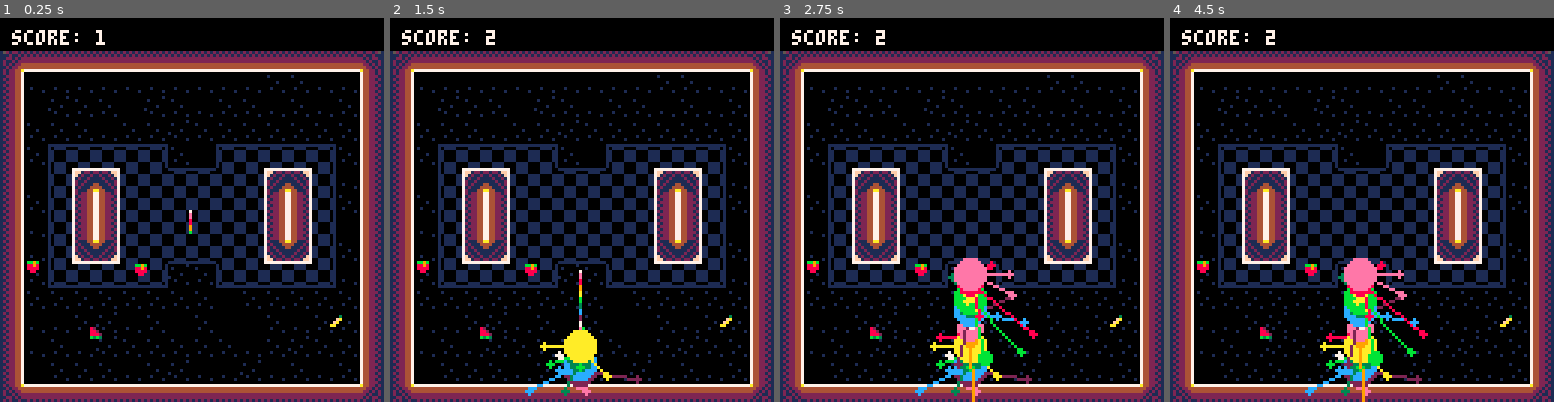
Above: before the commit, frames 1-4 (left to right).
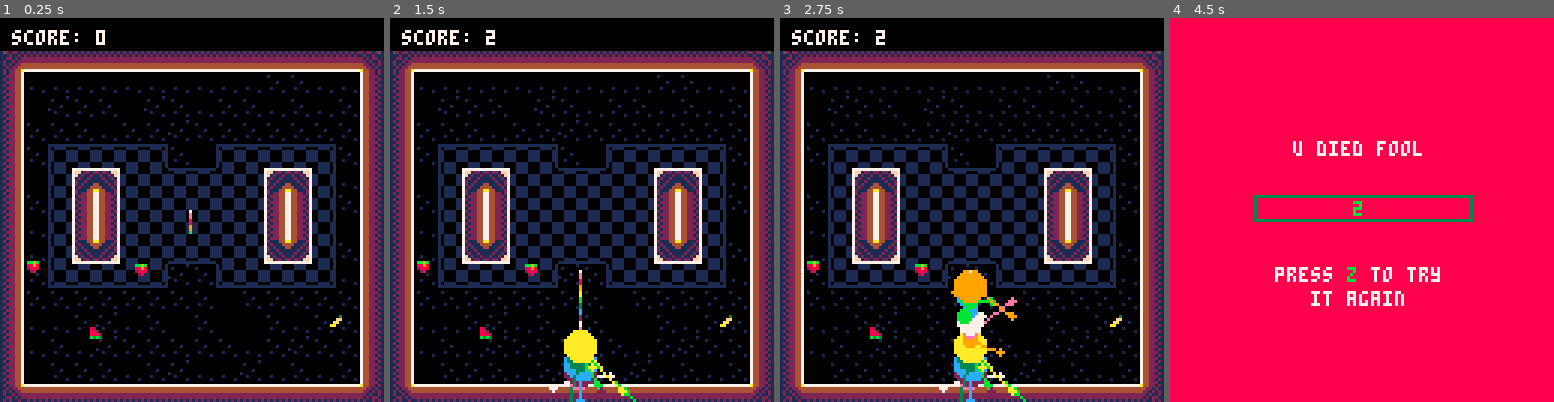
Above: after the commit, the same moments.

Repository: tmelot2/pico-8
Game: PICO-8 cartridge snake-dash-prototype.p8
Two runs of this game, one before a commit and one after it. Both use one fixed random seed, a clock stepped at 60 frames per second and the inputs below.
Inputs:
- Up to frame 1 (0.25 s): no input
- Up to frame 2 (1.5 s): tap X (X key) at 0.33, 1.07 s; tap O (Z key) at 0.7 s
- Up to frame 3 (2.75 s): hold Right 1.6-2.1 s; tap O (Z key) at 1.7, 2.1, 2.5 s; tap X (X key) at 1.85 s; hold Up 2.15-2.42 s; hold Right from 2.47 s (still down)
- Up to frame 4 (4.5 s): tap O (Z key) every 0.4 s from 2.9 to 4.1 s; tap X (X key) at 2.97, 4.08 s; release Right at 3.03 s; hold Left 3.08-3.58 s; hold Down 3.63-3.97 s; hold Right from 4.02 s (still down)

The runs differ from the first frame. In frame 1, less than 0.1% of the frame differs, in the area x 7-37%, y 3-68%; in frame 2, 1.0%; in frame 3, 3.6%; in frame 4, 100%, in the area x 0-100%, y 0-100%.

Commit message:
Big cleanup, organize methods, whitespace, dupes

Diff:
--- a/snake-dash-prototype.p8
+++ b/snake-dash-prototype.p8
@@ -1,11 +1,7 @@
 pico-8 cartridge // http://www.pico-8.com
 version 41
 __lua__
--- snake dash
--- note: this is intentionally sloppy code as it's just a rough rough prototype
--- to play around with ideas and learn pico-8! i would never use code like this
--- in production.
--- tmelot
+-- Snek Dash
 
 -- flags
 -- 0 wall
@@ -15,44 +11,41 @@
 dbg={}
 
 -- screen
-screenwidth = 127
-screenheight = 127
-
--- game state
+screenwidth=127
+screenheight=127
+
+-- player
+player={
+  x=screenwidth/2,
+  y=screenheight/2,
+  width=7,
+  height=7,
+  h={}, -- history (tail)
+  l=4, -- length
+  c=8, -- color
+  dir=1, -- u=1 l=2 d=3 r=4
+  dashframe=0, -- 0 = not dashing, >0 = dashing
+  -- frame counter for after dash recharge animation
+  dashreloadframe=0
+}
+DASH_RELOAD_FRAMES=4
+
+-- snake palettes
+snakepalettes = {
+ plain={3,3,3,2,2,1,0},
+ texascoralsnake={0,0,0,10,8,8,8,10},
+ snakezero={12,12,12,12,12,12,12,1,1,0,0},
+ snakorpion={10,10,10,10,10,10,10,10,0,0},
+ rainbow={7,7,14,14,8,8,9,9,10,10,11,11,3,3,12,12,2,2}
+}
+-- snakepalette=snakepalettes.plain
+snakepalette=snakepalettes.rainbow
+
+-- player dead effect
+circles = {}
+
+-- game
 scene=0
-
--- player
-player = {}
-player.x = screenwidth/2
-player.y = screenheight/2
-player.width = 7
-player.height = 7
--- history
-player.h = {}
--- length
-player.l = 4
--- color
-player.c = 8
--- u=1 l=2 d=3 r=4
-player.dir = 1
--- 0 = not dashing, >0 = dashing
-player.dashframe = 0
--- frame counter for after dash recharge animation
-player.dashreloadframe = 0
-
-DASH_RELOAD_FRAMES=4
-
--- items
-food={}
-
--- levels
-levels={
-  [1]={ name='Duel', mx=0, my=0 },
-  [2]={ name='Scattered', mx=16, my=0 }
-}
-curLevel=1
-
--- game logic
 timer = 0
 score = 0
 dashamount = 20
@@ -61,71 +54,54 @@
 comboTimer = 0
 COMBO_THRESHOLD = 60
 
--- graphics
--- snake palettes
-snakepalettes = {
- plain = {3,3,3,2,2,1,0},
- texascoralsnake = {0,0,0,10,8,8,8,10},
- snakezero = {12,12,12,12,12,12,12,1,1,0,0},
- snakorpion = {10,10,10,10,10,10,10,10,0,0},
- rainbow = {7,7,14,14,8,8,9,9,10,10,11,11,3,3,12,12,2,2}
+-- levels
+levels={
+  [1]={ name='Duel', mx=0, my=0 },
+  [2]={ name='Scattered', mx=16, my=0 }
 }
-snakepalette = snakepalettes.texascoralsnake
-snakepalette = snakepalettes.snakorpion
-snakepalette = snakepalettes.snakezero
-snakepalette = snakepalettes.rainbow
-
--- food sprites
+curLevel=1
+
+-- food
+food={}
 foodsprites = {1,2,17}
-
--- shine
 shine={}
-
--- crumbs
 crumbs={}
 
 -- background
 bgcolor = 5
-
--- timer
-tick = 0
-
--- dead
-circles = {}
 
 -- message
 msgTimer = 0
 shakeTime = 6
+
 function _init()
-
-  if (skiptitle==1) then scene = 1 end
-
-  if scene==0 then
+  if (skiptitle==1) scene = 1
+
+  if (scene==0) then
     titleinit()
   elseif scene==1 then
     gameinit()
   end
 end
 
--- game loop
 function _update()
+  timer+=1
+
   if scene==0 then
     titleupdate()
+
   elseif scene==1 then
   	if not player.dead then
-	    gameupdate()
-	  else
-	  	-- deadupdate()
-	  	timer = 0
-	  end
- elseif scene==2 then
-  gameoverupdate()
- elseif scene==3 then
- 	deadupdate()
- end
-  tick = tick + 1
-  if tick > 360 then
-    tick = 0
+      gameupdate()
+    else
+    	timer = 0
+    end
+
+  elseif scene==2 then
+    gameoverupdate()
+
+  elseif scene==3 then
+  	deadupdate()
   end
 end
 
@@ -143,132 +119,78 @@
   drawDebug(50,-5)
 end
 
--- init functions
+
+-- atitle
 function titleinit()
- music(3)
-end
-
-function gameinit()
- player.x = screenwidth/2
- player.y = screenheight/2
- player.width = 7
- player.height = 7
- player.dir = frnd((4))+1
- player.c = 8
- player.h = {}
- player.l = 200
- player.dead = false
- player.dashreloadframe=0
- scene = 1
-  timer = 0
- score = 0
-
- -- food
- food = {}
- spawnfood(4)
-
- crumbs={}
-
- music(1)
-end
-
-function deadinit()
-	scene = 3
-	timer = 0
-	circles = {}
-	pauseTimer = 0
-end
-
-function deadupdate()
-	if #player.h > 1 then
-		-- add(circles, {x = frnd(100), frnd(100), r=frnd(20)+5, c=0})
-		-- add(circles, {x = 100, 100, r=20+5, c=0})
-		add(circles, {x = player.h[#player.h].x, y = player.h[#player.h].y, r=frnd(4)+2, c=snakepalette[#player.h%(#snakepalette)+1]})
-		delete_cnt = 1 + (flr(timer/5)*flr(timer/5)) / 8
-		for i=0,delete_cnt do
-			del(player.h,player.h[#player.h])
-		end
-		if timer % 2 == 0 then
-			sfx(0,-1,timer)
-		end
-		timer += 1
-	else
-		pauseTimer += 1
-		if pauseTimer > 80 then
-			gameoverinit()
-		end
-	end
-end
-
-function deaddraw()
-	crumbsdraw()
-	playerdraw()
-	len = 20
-	for c in all(circles) do
-		circfill(c.x, c.y, c.r, c.c)
-		for i=0,frnd(3) do
-			nx = rndneg()*2+c.r + flr(rnd(len)*cos(rnd(1)))
-			ny = rndneg()*2+c.r + flr(rnd(len)*sin(rnd(1)))
-			bigger = flr(rnd(10)) > 7
-			if bigger then size = 2 else size = 1 end
-			circfill(c.x+nx, c.y+ny, size, c.c)
-			if flr(rnd(10) > 8) then
-				line(c.x-0.1*nx, c.y-0.1*ny, c.x+nx,c.y+ny, c.c)
-			end
-		end
-	end
-	circles={}
-end
-
-
-function gameover()
-  log('dead!')
- player.dead = true
- timer = 0
- deadinit()
-end
-
-
-function gameoverinit()
- scene = 2
- timer = 0
- music(-1)
- rectfill(0,0,screenwidth,screenheight,8)
- local text = 'u died fool'
- print(text,hcenter(text),vcenter(text)-20,7)
-
- finalScoreDraw()
-
- local text = 'press z to try'
- print(text,hcenter(text),vcenter(text)+22,7)
- local text = 'z'
- print(text,hcenter(text)-2,vcenter(text)+22,11)
- local text = 'it again'
- print(text,hcenter(text),vcenter(text)+30,7)
-end
-
--- update functions
+  music(3)
+end
+
 function titleupdate()
   if btnp(4) then
     gameinit()
   end
 end
 
+function titledraw()
+
+  local titletxt = "snek dash!!1"
+  rectfill(0,0,screenwidth, screenheight, 3)
+  wavyPrint(titletxt, 24, 29, 5, 5)
+  wavyPrint(titletxt, 25, 30, 5, 7)
+
+  local bx=40
+  local by=58
+  local byStr = 'BY TED MELOT'
+  print(byStr, bx-1, by-1, 5)
+  print(byStr, bx, by, 9)
+
+  local bx=11
+  local by=95
+  local startStr = "presssss z to ssssstart"
+  wavyPrintAll(startStr, bx-1, by-1, 2, 5)
+  wavyPrintAll(startStr, bx, by, 2, 6)
+end
+
+
+-- agame
+function gameinit()
+  player.x=screenwidth/2
+  player.y=screenheight/2
+  player.width=7
+  player.height=7
+  player.dir=frnd((4))+1
+  player.c=8
+  player.h={}
+  player.l=200
+  player.dead=false
+  player.dashreloadframe=0
+  scene=1
+  timer=0
+  score=0
+
+  food = {}
+  spawnfood(4)
+  crumbs={}
+
+  music(1)
+end
+
 function gameupdate()
- -- input
+  timer+=1
+
   playercontrol()
 
   -- move player
- if (timer%1==0) then
-   if (player.dir == 1) then player.y-=1
-   elseif (player.dir == 2) then player.x-=1
-   elseif (player.dir == 3) then player.y+=1
-   elseif (player.dir == 4) then player.x+=1
-   end
-  end
-
- -- player dash
- if (player.dashframe > 0) then
+  if (timer%1==0) then
+    if (player.dir == 1) then player.y-=1
+    elseif (player.dir == 2) then player.x-=1
+    elseif (player.dir == 3) then player.y+=1
+    elseif (player.dir == 4) then player.x+=1
+    end
+  end
+
+  -- player dash
+  if (player.dashframe > 0) then
    if (player.dashframe > dashframes) then
     player.dashframe = 0
     player.dashreloadframe=1
@@ -276,18 +198,18 @@
    else
     player.dashframe += 1
    end
- end
-
- if player.dashreloadframe>0 then
-  player.dashreloadframe+=1
-  if player.dashreloadframe>=DASH_RELOAD_FRAMES then
-    player.dashreloadframe=0
-  end
- end
+  end
+
+  if player.dashreloadframe>0 then
+    player.dashreloadframe+=1
+    if player.dashreloadframe>=DASH_RELOAD_FRAMES then
+      player.dashreloadframe=0
+    end
+  end
 
   -- collisions
   pc={x=player.x/8, y=((player.y-2)/8)-1}
-  mc=mget(pc.x, pc.y)
+  mc=mget(((curLevel-1)*16)+pc.x, pc.y)
   f=fget(mc)
 
   dead=false
@@ -304,13 +226,13 @@
     return
   end
 
- -- self
- for v in all(player.h) do
-  if (player.x == v.x and player.y == v.y) then
-   gameover()
-   return
-  end
- end
+  -- self
+  for v in all(player.h) do
+    if (player.x == v.x and player.y == v.y) then
+     gameover()
+     return
+    end
+  end
 
  -- food
  local playerobj={x=player.x,y=player.y,w=1,h=1}
@@ -322,117 +244,30 @@
   end
  end
 
- -- player length
- -- add to trail
- add(player.h,{x=player.x,y=player.y})
- -- delete end of trail
- if (#player.h >= player.l) then
-  del(player.h,player.h[1])
- end
-
- -- crumbs
- crumbsupdate()
-
-	-- timer
-	timer+=1
-	-- score
-	if tick%30==0 then
-	  score+=1
-	end
-
-	-- combo
-	if comboTimer > 0 then
-		comboTimer += 1
-		if comboTimer > COMBO_THRESHOLD then
-			comboEnd(comboNum)
-			comboNum = 0
-			comboTimer = 0
-		end
-	end
-
- if (score%12==0) then
-  -- player.l += 5
- end
-end
-
-function comboEnd(num)
-	print(num, 5, 75, 11)
-end
-
-function crumbsupdate()
- local i=0
- for c in all(crumbs) do
- 	if not c.deleted then
-	  c.x += c.vx
-	  -- bounce off either side of screen
-	  if (c.x < 1) then c.x = 1 c.vx = c.vx * -0.50
-	  elseif (c.x > screenwidth-1) then c.x = screenwidth-1 c.vx = c.vx * -0.50
-	  end
-
-	  c.y += c.vy
-	  -- bounce off top or bottom of screen
-	  if (c.y < 11) then c.y = 11 c.vy = c.vy * -0.50
-	  elseif (c.y > screenheight-1) then c.y = screenheight-1 c.vy = c.vy * -0.50
-	  end
-
-	  c.vx *= 0.50
-	  c.vy *= 0.50
-	  c.tick += 1
-	  if (c.tick == 450) then del(crumbs,c) end
-
-		if flr(player.x) == flr(c.x) and flr(player.y) == flr(c.y) then
-			c.deleted = true
-		end
-		i+=1
-	end
- end
-end
-
-function gameoverupdate()
- if btn(4) and btn(5) then
-  gameinit()
- end
- timer += 1
-end
-
--- draw functions
-function titledraw()
-
-  local titletxt = "snek dash!!1"
-  rectfill(0,0,screenwidth, screenheight, 3)
-  wavyPrint(titletxt, 24, 29, 5, 5)
-  wavyPrint(titletxt, 25, 30, 5, 7)
-
-  local bx=40
-  local by=58
-  local byStr = 'BY TED MELOT'
-  print(byStr, bx-1, by-1, 5)
-  print(byStr, bx, by, 9)
-
-  local bx=11
-  local by=95
-  local startStr = "presssss z to ssssstart"
-  wavyPrintAll(startStr, bx-1, by-1, 2, 5)
-  wavyPrintAll(startStr, bx, by, 2, 6)
-end
-
-function wavyPrint(s,x,y,h,c)
-  for s in all(s) do
-    print(s,10+x,y + h*sin((1.2*x-tick*1.4)*(3.1459/180)), c)
-    x+=5
-  end
-end
-
-function wavyPrintAll(s,x,y,h,c)
-  print(s,10+x,y + h*sin((1.2*x-tick*1.4)*(3.1459/180)), c)
-end
-
-function crumbsdraw()
-	for c in all(crumbs) do
-		if not c.deleted then
-		  pset(c.x, c.y, c.c)
-		end
-	end
+  -- player length
+  -- add to trail
+  add(player.h,{x=player.x,y=player.y})
+  -- delete end of trail
+  if (#player.h >= player.l) then
+    del(player.h,player.h[1])
+  end
+
+  crumbsupdate()
+
+  -- score
+  if timer%30==0 then
+    score+=1
+  end
+
+  -- combo
+  if comboTimer > 0 then
+    comboTimer += 1
+    if comboTimer > COMBO_THRESHOLD then
+      comboEnd(comboNum)
+      comboNum = 0
+      comboTimer = 0
+    end
+  end
 end
 
 function gamedraw()
@@ -486,39 +321,169 @@
   end
 end
 
-function messageupdate(newMsg, msgType)
-	msgTimer = 0
-	message = newMsg
-	messageType = msgType or 'normal'
-end
-
-function messagedraw()
-	if msgTimer < 60 then
-		local intensity
-		if messageType == 'normal' then
-			intensity = 1
-		elseif messageType == 'shake' then
-			intensity = 2
-		elseif messageType == 'shakeHard' then
-			intensity = 7
-		end
-
-		x,y = 15,23
-		if msgTimer < shakeTime then
-			if frnd(11)%2==0 then shakeRangeX = frnd(intensity) else shakeRangeX = -1*frnd(intensity) end
-			if frnd(11)%2==0 then shakeRangeY = frnd(intensity) else shakeRangeY = -1*frnd(intensity) end
-			x += shakeRangeX
-			y += shakeRangeY
-		end
-		wavyPrint(message, x-15, y, 2, 8)
-	end
-	msgTimer += 1
-end
-
+function crumbsupdate()
+ local i=0
+ for c in all(crumbs) do
+  if not c.deleted then
+    c.x += c.vx
+    -- bounce off either side of screen
+    if (c.x < 1) then c.x = 1 c.vx = c.vx * -0.50
+    elseif (c.x > screenwidth-1) then c.x = screenwidth-1 c.vx = c.vx * -0.50
+    end
+
+    c.y += c.vy
+    -- bounce off top or bottom of screen
+    if (c.y < 11) then c.y = 11 c.vy = c.vy * -0.50
+    elseif (c.y > screenheight-1) then c.y = screenheight-1 c.vy = c.vy * -0.50
+    end
+
+    c.vx *= 0.50
+    c.vy *= 0.50
+    c.tick += 1
+    if (c.tick == 450) then del(crumbs,c) end
+
+    if flr(player.x) == flr(c.x) and flr(player.y) == flr(c.y) then
+      c.deleted = true
+    end
+    i+=1
+  end
+ end
+end
+
+function crumbsdraw()
+  for c in all(crumbs) do
+    if not c.deleted then
+      pset(c.x, c.y, c.c)
+    end
+  end
+end
+
+-- randomly spawn new food, c=count
+function spawnfood(c)
+ for i=1,c do
+  newfood = {x=rnd(screenwidth-10)+2,y=rnd(screenheight-25)+14,s=foodsprites[frnd(#foodsprites)+1]}
+  add(food,newfood)
+  add(shine,{x=newfood.x-2,y=newfood.y-2,tick=0})
+ end
+end
+
+function spawncrumbs(x,y,d)
+ local num = frnd(7)+8
+ local range = 5
+
+ -- if player dashing, more crumbs & move further
+ if (player.dashframe > 0) then
+  num += 5
+  range = 15
+ end
+
+ local friction = 0.20
+ local colors
+ if frnd(2) == 0 then
+   colors = {1,2}
+ else
+   colors = {4,2}
+ end
+ local sign1 = 1
+ local vx = 0
+ local vy = 0
+
+ for i=1,num do
+  if (rnd(1) < friction) then sign=-1 else sign=1 end
+  -- fan out crumbs in the direction of player movement
+  if (d == 1) then
+   vx = rnd(range/2)*sign
+   vy = rnd(range)*-1
+  elseif (d == 2) then
+   vx = rnd(range)*-1
+   vy = rnd(range/2)*-sign
+  elseif (d == 3) then
+   vx = rnd(range/2)*sign
+   vy = rnd(range)
+  elseif (d == 4) then
+   vx = rnd(range)
+   vy = rnd(range/2)*sign
+  end
+
+  add(crumbs,{
+   x = x,
+   y = y,
+   vx = vx,
+   vy = vy,
+   c = colors[frnd(#colors)+1],
+   tick = frnd(75)
+  })
+ end
+end
+
+-- aplayer
+-- collects food in foodlist, spawns new food
+function collectfood(foodlist, food)
+  spawncrumbs(food.x,food.y,player.dir)
+  sfx(2)
+  del(foodlist,food)
+  score+=100
+  player.l += 20
+  spawnfood(1)
+  eatmessage()
+
+  -- start combo timer
+  if comboTimer == 0 then
+    comboNum = 1
+    comboTimer = 1
+  elseif comboTimer < COMBO_THRESHOLD then
+    comboNum += 1
+    comboTimer = 1
+  end
+end
+
+function collectfoodExtraPoints(p)
+  score += p
+end
+
+-- collects food if pos collides with any food
+function dashfoodcollect(food,pos)
+ for f in all(food) do
+  if (iscolliding({x=pos.x,y=pos.y,w=1,h=1},{x=f.x,y=f.y,w=4,h=4})) then
+   collectfood(food,f)
+   collectfoodExtraPoints(500)
+   dasheatmessage()
+  end
+ end
+end
+
+function playerdraw()
+  if not player.dead then
+  -- head (current pos)
+  pset(player.x,player.y,11)
+  -- spr(0, player.x, player.y)
+  end
+
+  -- tail
+  local i = 1
+  for i,v in ipairs(player.h) do
+   if (v.x!=player.x or v.y!=player.y) then
+    if player.dashreloadframe>0 and player.dashreloadframe<3 and #player.h-i<30 then
+      if frnd(100)<80 then
+        c = 7
+      else
+        c = snakepalette[i%(#snakepalette)+1]
+      end
+    else
+      c = snakepalette[i%(#snakepalette)+1]
+    end
+    pset(v.x,v.y,c)
+   end
+   i += 1
+  end
+end
+
+
+-- acombo
 function combodraw()
-	if comboNum > 0 then
+  if comboNum > 0 then
     s='combo: '..comboNum
-		-- print(s, 60, 4, 10)
+    -- print(s, 60, 4, 10)
     if comboTimer>0 and comboTimer<=20 then
       percent=.25*comboTimer
       scale=max(2-percent,1)
@@ -528,78 +493,86 @@
       scale=1
     end
     scale_text(s,60,4,10,scale)
-		combobardraw(96, 3, 25)
-	end
+    combobardraw(96, 3, 25)
+  end
 end
 
 function combobardraw(x,y,w)
-	h=5
-	percent=comboTimer/COMBO_THRESHOLD
-
-	if percent<0.04 then
-		h+=2
-		y-=1
-	else
-		lh=5
-	end
-
-	-- outline
-	rectfill(x, y, x+w, y+h, 6)
-	-- bg
-	rectfill(x+1, y+1, x+w-1, y+h-1, 0)
-	-- progress
-	if percent<0.40 then
-		c=11
-	elseif percent<0.75 then
-		c=9
-	elseif percent<0.85 then
-		c=2
-	elseif percent<0.95 then
-		c=1
-	end
-	rectfill(x+1, y+1, x+(1-percent)*w+1, y+h-1, c)
-
-	if percent<0.05 then
-		lh=6
-	else
-		lh=2
-	end
-	line(x+(1-percent)*w+1, y-(lh/2), x+(1-percent)*w+1, y+h+(lh/2), 14)
-
-	-- start flash
-	if percent<0.05 then
-		c=11
-		rectfill(x,y,x+w,y+h,10)
-	end
-end
-
-function eatmessage()
-	local msgs = {
-		'yum',
-		'delicious',
-		'deliciousioso!!',
-		'so good',
-		'mmm',
-		'tastes like chicken',
-		'woo!',
-		'my favorite',
-		'farm fresh',
-		'wait wut',
-		'i <3 pizza'
-	}
-	messageupdate(msgs[frnd(#msgs)+1], 'shake')
-end
-
-function dasheatmessage()
-	local msgs = {
-		'radical',
-		'bodacious',
-		'righteous eating',
-		'omg',
-		'oooommmmgggggg',
-		'wow'
-	}
-	messageupdate(msgs[frnd(#msgs)+1], 'shakeHard')
+  h=5
+  percent=comboTimer/COMBO_THRESHOLD
+
+  if percent<0.04 then
+    h+=2
+    y-=1
+  else
+    lh=5
+  end
+
+  -- outline
+  rectfill(x, y, x+w, y+h, 6)
+  -- bg
+  rectfill(x+1, y+1, x+w-1, y+h-1, 0)
+  -- progress
+  if percent<0.40 then
+    c=11
+  elseif percent<0.75 then
+    c=9
+  elseif percent<0.85 then
+    c=2
+  elseif percent<0.95 then
+    c=1
+  end
+  rectfill(x+1, y+1, x+(1-percent)*w+1, y+h-1, c)
+
+  if percent<0.05 then
+    lh=6
+  else
+    lh=2
+  end
+  line(x+(1-percent)*w+1, y-(lh/2), x+(1-percent)*w+1, y+h+(lh/2), 14)
+
+  -- start flash
+  if percent<0.05 then
+    c=11
+    rectfill(x,y,x+w,y+h,10)
+  end
+end
+
+function comboEnd(num)
+  print(num, 5, 75, 11)
+end
+
+
+-- agameover & dead
+function gameover()
+  player.dead = true
+  deadinit()
+end
+
+function gameoverinit()
+ scene = 2
+ timer = 0
+ music(-1)
+
+ rectfill(0,0,screenwidth,screenheight,8)
+ local text = 'u died fool'
+ print(text,hcenter(text),vcenter(text)-20,7)
+
+ finalScoreDraw()
+
+ local text = 'press z to try'
+ print(text,hcenter(text),vcenter(text)+22,7)
+ local text = 'z'
+ print(text,hcenter(text)-2,vcenter(text)+22,11)
+ local text = 'it again'
+ print(text,hcenter(text),vcenter(text)+30,7)
+end
+
+function gameoverupdate()
+  timer += 1
+  if btn(4) and btn(5) then
+    gameinit()
+  end
 end
 
 function gameoverdraw()
@@ -631,15 +604,64 @@
   end
  finalScoreDraw()
  end
-
- -- -- continue overlay
- -- rectfill(0,screenheight-pad,screenwidth,screenheight,9)
- -- if btn(4) then
- --  print('z',20,screenheight-pad+1,5)
- -- elseif btn(5) then
- --  print('x',60,screenheight-pad+1,5)
- -- end
-end
+end
+
+function deadinit()
+	scene = 3
+	timer = 0
+	circles = {}
+	pauseTimer = 0
+end
+
+function deadupdate()
+	timer += 1
+
+	if #player.h > 1 then
+		add(circles, {
+      x=player.h[#player.h].x,
+      y=player.h[#player.h].y,
+      r=frnd(4)+2,
+      c=snakepalette[#player.h%(#snakepalette)+1]
+    })
+		delete_cnt = 1 + (flr(timer/5)*flr(timer/5)) / 8
+
+		for i=0,delete_cnt do
+			del(player.h,player.h[#player.h])
+		end
+
+		if timer % 2 == 0 then
+			sfx(0,-1,timer)
+		end
+	else
+		pauseTimer += 1
+		if pauseTimer > 80 then
+			gameoverinit()
+		end
+	end
+end
+
+function deaddraw()
+	len = 20
+
+	crumbsdraw()
+	playerdraw()
+
+	for c in all(circles) do
+		circfill(c.x, c.y, c.r, c.c)
+		for i=0,frnd(3) do
+			nx=rndneg()*2+c.r + flr(rnd(len)*cos(rnd(1)))
+			ny=rndneg()*2+c.r + flr(rnd(len)*sin(rnd(1)))
+			bigger = flr(rnd(10)) > 7
+			if bigger then size = 2 else size = 1 end
+			circfill(c.x+nx, c.y+ny, size, c.c)
+			if flr(rnd(10) > 8) then
+				line(c.x-0.1*nx, c.y-0.1*ny, c.x+nx,c.y+ny, c.c)
+			end
+		end
+	end
+	circles={}
+end
+
 
 function finalScoreDraw()
 	local text = ''..score
@@ -652,7 +674,8 @@
 	print(text,hcenter(text),vcenter(text)-0,11)
 end
 
--- handle button inputs
+
+-- ainput
 function playercontrol()
  -- l?
   if (btn(0) and player.dir!=4) then player.dir=2
@@ -709,127 +732,88 @@
   end
 end
 
--- draw player sprite
-function playerdraw()
-	if not player.dead then
-  -- head (current pos)
-  pset(player.x,player.y,11)
-  -- spr(0, player.x, player.y)
-	end
-
-  -- tail
-  local i = 1
-  for i,v in ipairs(player.h) do
-   if (v.x!=player.x or v.y!=player.y) then
-    if player.dashreloadframe>0 and player.dashreloadframe<3 and #player.h-i<30 then
-      if frnd(100)<80 then
-        c = 7
-      else
-        c = snakepalette[i%(#snakepalette)+1]
-      end
-    else
-      c = snakepalette[i%(#snakepalette)+1]
-    end
-    pset(v.x,v.y,c)
-   end
-   i += 1
-  end
-end
-
--- randomly spawn new food, c=count
-function spawnfood(c)
- for i=1,c do
-  newfood = {x=rnd(screenwidth-10)+2,y=rnd(screenheight-25)+14,s=foodsprites[frnd(#foodsprites)+1]}
-  add(food,newfood)
-  add(shine,{x=newfood.x-2,y=newfood.y-2,tick=0})
- end
-end
-
-function spawncrumbs(x,y,d)
- local num = frnd(7)+8
- local range = 5
-
- -- if player dashing, more crumbs & move further
- if (player.dashframe > 0) then
-  num += 5
-  range = 15
- end
-
- local friction = 0.20
- local colors
- if frnd(2) == 0 then
-	 colors = {1,2}
- else
-	 colors = {4,2}
- end
- local sign1 = 1
- local vx = 0
- local vy = 0
-
- for i=1,num do
-  if (rnd(1) < friction) then sign=-1 else sign=1 end
-  -- fan out crumbs in the direction of player movement
-  if (d == 1) then
-   vx = rnd(range/2)*sign
-   vy = rnd(range)*-1
-  elseif (d == 2) then
-   vx = rnd(range)*-1
-   vy = rnd(range/2)*-sign
-  elseif (d == 3) then
-   vx = rnd(range/2)*sign
-   vy = rnd(range)
-  elseif (d == 4) then
-   vx = rnd(range)
-   vy = rnd(range/2)*sign
-  end
-
-  add(crumbs,{
-   x = x,
-   y = y,
-   vx = vx,
-   vy = vy,
-   c = colors[frnd(#colors)+1],
-   tick = frnd(75)
-  })
- end
-end
-
--- collects food in foodlist, spawns new food
-function collectfood(foodlist, food)
- spawncrumbs(food.x,food.y,player.dir)
- sfx(2)
- del(foodlist,food)
- score+=100
- player.l += 20
- spawnfood(1)
- eatmessage()
-
- -- start combo timer
- if comboTimer == 0 then
- 	comboNum = 1
- 	comboTimer = 1
- elseif comboTimer < COMBO_THRESHOLD then
- 	comboNum += 1
- 	comboTimer = 1
- end
-end
-
-function collectfoodExtraPoints(p)
-	score += p
-end
-
--- collects food if pos collides with any food
-function dashfoodcollect(food,pos)
- for f in all(food) do
-  if (iscolliding({x=pos.x,y=pos.y,w=1,h=1},{x=f.x,y=f.y,w=4,h=4})) then
-   collectfood(food,f)
-   collectfoodExtraPoints(500)
-   dasheatmessage()
-  end
- end
-end
+
+-- atext
+function eatmessage()
+  local msgs = {
+    'yum',
+    'delicious',
+    'deliciousioso!!',
+    'so good',
+    'mmm',
+    'tastes like chicken',
+    'woo!',
+    'my favorite',
+    'farm fresh',
+    'wait wut',
+    'i <3 pizza'
+  }
+  messageupdate(msgs[frnd(#msgs)+1], 'shake')
+end
+
+function dasheatmessage()
+  local msgs = {
+    'radical',
+    'bodacious',
+    'righteous eating',
+    'omg',
+    'oooommmmgggggg',
+    'wow',
+    'meaningwave exists!'
+  }
+  messageupdate(msgs[frnd(#msgs)+1], 'shakeHard')
+end
+
+function messageupdate(newMsg, msgType)
+  msgTimer = 0
+  message = newMsg
+  messageType = msgType or 'normal'
+end
+
+function messagedraw()
+  if msgTimer < 60 then
+    local intensity
+    if messageType == 'normal' then
+      intensity = 1
+    elseif messageType == 'shake' then
+      intensity = 2
+    elseif messageType == 'shakeHard' then
+      intensity = 7
+    end
+
+    x,y = 15,23
+    if msgTimer < shakeTime then
+      if frnd(11)%2==0 then shakeRangeX = frnd(intensity) else shakeRangeX = -1*frnd(intensity) end
+      if frnd(11)%2==0 then shakeRangeY = frnd(intensity) else shakeRangeY = -1*frnd(intensity) end
+      x += shakeRangeX
+      y += shakeRangeY
+    end
+    wavyPrint(message, x-15, y, 2, 8)
+  end
+  msgTimer += 1
+end
+
+function wavyPrint(s,x,y,h,c)
+  for s in all(s) do
+    print(s,10+x,y + h*sin((1.2*x-timer*1.4)*(3.1459/180)), c)
+    x+=5
+  end
+end
+
+function wavyPrintAll(s,x,y,h,c)
+  print(s,10+x,y + h*sin((1.2*x-timer*1.4)*(3.1459/180)), c)
+end
+
 
 -- autil
+function table_key_count(t)
+  c=0
+  for _,_ in pairs(t) do
+    c+=1
+  end
+  return c
+end
+
 function scale_text(str,x,y,c,scale)
 -- https://www.lexaloffle.com/bbs/?pid=114184#p
     memcpy(0x4300,0x0,0x0200)
@@ -914,8 +898,8 @@
 __gfx__
 00000000bb9b00008200000041111111000000000000000000000000000700000007000000070000000000100000000000000000000000000000000000000000
 00000000889800008820000041111111000000000000000000070000000700000007000000000000010000000000000001000000000000000000000000000000
-00000000888800008882000041111111000000000000000000070000000700000000000000000000000000000000000000000000000000000000000000000000
-0000000008800000b3b3000044444444000000000000000000777000777777777700077770000007000010000000000000001000000000000000000000000000
+00000000288800008882000041111111000000000000000000070000000700000000000000000000000000000000000000000000000000000000000000000000
+0000000002800000b3b3000044444444000000000000000000777000777777777700077770000007000010000000000000001000000000000000000000000000
 00000000000000000000000011114111000000000000000000070000000700000000000000000000100000000000000000000000000000000000000000000000
 00000000000000000000000011114111000000000000000000070000000700000007000000000000001000000010000000100000000000000000000000000000
 00000000000000000000000011114111000000000000000000000000000700000007000000000000000000100000001000000010000000000000000000000000
